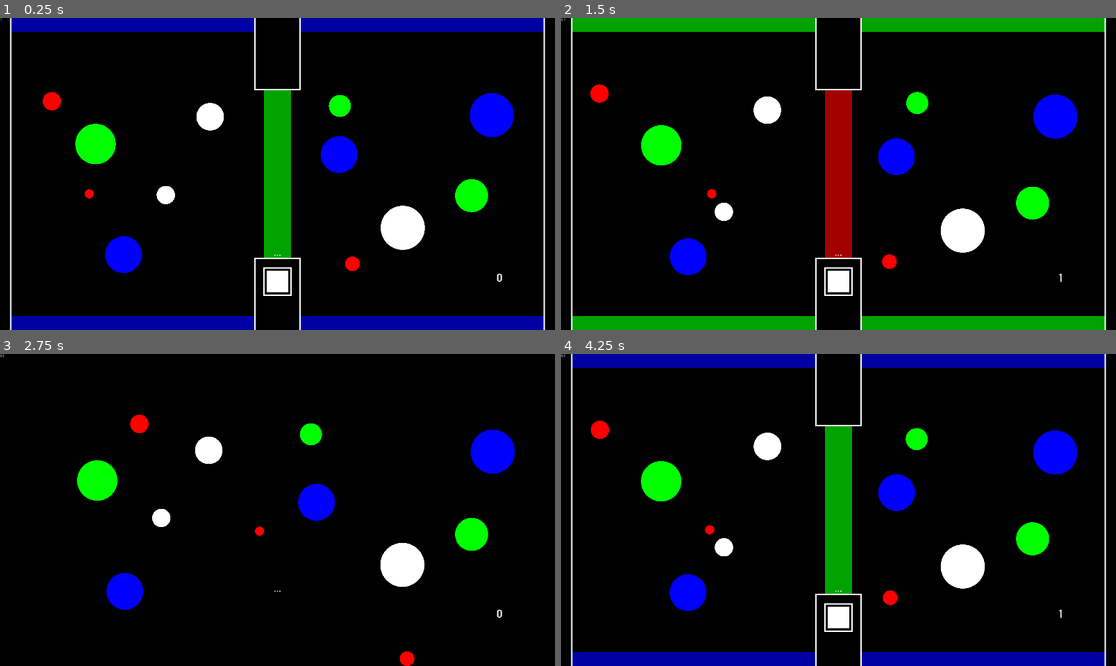
Above: before the commit, frames 1-4 (two rows, left to right).
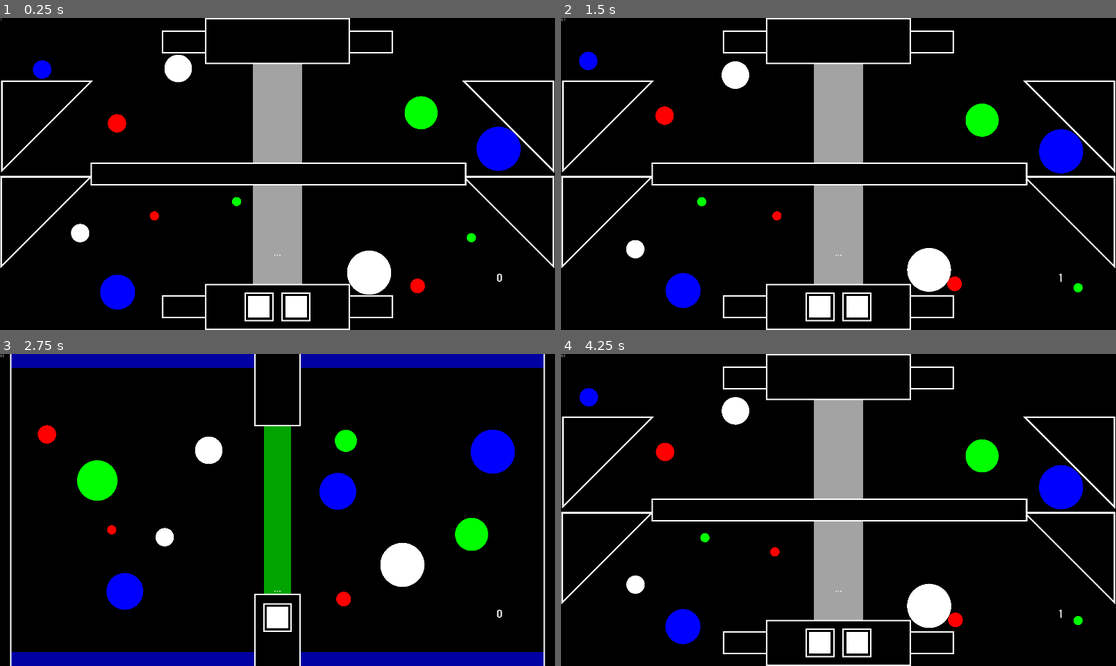
Above: after the commit, the same moments.

Repository: Dark-Gran/Spirit-Circles
Game: Godot game, scene res://src/Main.tscn
The game is run twice, just before and just after one commit, with the same random seed, the same clock (stepped at 60 frames per second) and the same inputs.
Inputs (mouse positions are in pixels of both pictures, inside the frame that each line leads up to):
- Up to frame 1 (0.25 s): no input
- Up to frame 2 (1.5 s): click (838, 280) at 0.52 s; move the mouse to (960, 158) at 1.27 s; hold Right (ui_right) from 1.28 s (still down)
- Up to frame 3 (2.75 s): tap Space (ui_accept) at 1.52, 2.27 s; move the mouse to (166, 525) at 2.02 s; release Right (ui_right) at 2.03 s; hold Left (ui_left) from 2.03 s (still down)
- Up to frame 4 (4.25 s): move the mouse to (894, 441) at 2.77 s; release Left (ui_left) at 2.78 s; hold Right (ui_right) from 2.78 s (still down); move the mouse to (810, 572) at 3.52 s; tap Space (ui_accept) at 3.77 s

The runs differ from the first frame. In frame 1, 27% of the frame differs, in the area x 0-100%, y 0-100%; in frame 2, 27%; in frame 3, 14%; in frame 4, 27%.

Commit message:
level16 draft (+ rotatable update (option: reverse direction))

Diff:
--- a/src/world/World.gd
+++ b/src/world/World.gd
@@ -21,7 +21,7 @@
 
 func _ready():
 	enable_continue(false)
-	level_id = 15
+	level_id = 16
 	move_to_level(level_id)
 
 func reload_level():
--- /dev/null
+++ b/src/world/levels/Level_016.gd
@@ -0,0 +1,13 @@
+extends Level
+
+func _ready():
+	$Statics/Button.switchables.append($Statics/Rotatables/RotatableTriangle)
+	$Statics/Button.switchables.append($Statics/Rotatables/RotatableTriangle2)
+	$Statics/Button2.switchables.append($Statics/Rotatables/RotatableTriangle3)
+	$Statics/Button2.switchables.append($Statics/Rotatables/RotatableTriangle4)
+	$Statics/Button.switchables.append($Statics/Beams/Beam)
+	$Statics/Button2.switchables.append($Statics/Beams/Beam)
+	$Statics/Beams/Beam.possible_colors.append(Circle.ColorType.WHITE)
+	$Statics/Beams/Beam.possible_colors.append(Circle.ColorType.BLUE)
+	$Statics/Beams/Beam.possible_colors.append(Circle.ColorType.GREEN)
+	$Statics/Beams/Beam.possible_colors.append(Circle.ColorType.RED)
--- /dev/null
+++ b/src/world/levels/Level_016.tscn
@@ -0,0 +1,132 @@
+[gd_scene load_steps=9 format=2]
+
+[ext_resource path="res://src/world/Circle.tscn" type="PackedScene" id=1]
+[ext_resource path="res://src/world/levels/Level_016.gd" type="Script" id=2]
+[ext_resource path="res://src/world/obstacles/Wall_1.tscn" type="PackedScene" id=3]
+[ext_resource path="res://src/world/obstacles/Wall_3.tscn" type="PackedScene" id=4]
+[ext_resource path="res://src/world/obstacles/RotatableTriangle.tscn" type="PackedScene" id=5]
+[ext_resource path="res://src/world/obstacles/Wall_Wide_0.tscn" type="PackedScene" id=6]
+[ext_resource path="res://src/world/obstacles/Button.tscn" type="PackedScene" id=7]
+[ext_resource path="res://src/world/obstacles/Beam.tscn" type="PackedScene" id=8]
+
+[node name="Level" type="Node2D"]
+show_behind_parent = true
+script = ExtResource( 2 )
+
+[node name="Circles" type="Node2D" parent="."]
+
+[node name="Circle" parent="Circles" instance=ExtResource( 1 )]
+position = Vector2( 155.423, 225.576 )
+color_type = 2
+angle = 210
+size = 10.0
+
+[node name="Circle2" parent="Circles" instance=ExtResource( 1 )]
+position = Vector2( 1456.75, 323.274 )
+color_type = 1
+angle = 90
+size = 18.0
+
+[node name="Circle3" parent="Circles" instance=ExtResource( 1 )]
+position = Vector2( 1261.65, 914.379 )
+angle = 110
+size = 24.0
+
+[node name="Circle7" parent="Circles" instance=ExtResource( 1 )]
+position = Vector2( 281.087, 734.157 )
+angle = 110
+
+[node name="Circle4" parent="Circles" instance=ExtResource( 1 )]
+position = Vector2( 1742.88, 432.381 )
+color_type = 2
+angle = 30
+size = 24.0
+
+[node name="Circle5" parent="Circles" instance=ExtResource( 1 )]
+position = Vector2( 618.483, 161.194 )
+angle = 240
+size = 15.0
+
+[node name="Circle6" parent="Circles" instance=ExtResource( 1 )]
+position = Vector2( 1568.68, 760.431 )
+color_type = 1
+
+[node name="Circle8" parent="Circles" instance=ExtResource( 1 )]
+position = Vector2( 404.116, 950.068 )
+color_type = 2
+angle = -20
+size = 19.0
+
+[node name="Circle9" parent="Circles" instance=ExtResource( 1 )]
+position = Vector2( 838.429, 635.189 )
+color_type = 1
+
+[node name="Circle10" parent="Circles" instance=ExtResource( 1 )]
+position = Vector2( 413.41, 369.783 )
+color_type = 3
+angle = 210
+size = 10.0
+
+[node name="Circle11" parent="Circles" instance=ExtResource( 1 )]
+position = Vector2( 1460.16, 928.775 )
+color_type = 3
+angle = 185
+size = 8.0
+
+[node name="Circle12" parent="Circles" instance=ExtResource( 1 )]
+position = Vector2( 494.189, 685.118 )
+color_type = 3
+
+[node name="Statics" type="Node2D" parent="."]
+
+[node name="Beams" type="Node2D" parent="Statics"]
+
+[node name="Beam" parent="Statics/Beams" instance=ExtResource( 8 )]
+position = Vector2( 960, 540 )
+scale = Vector2( 2.821, 1.666 )
+
+[node name="Rotatables" type="Node2D" parent="Statics"]
+
+[node name="RotatableTriangle" parent="Statics/Rotatables" instance=ExtResource( 5 )]
+position = Vector2( 1757.45, 706.497 )
+rotation = 1.5708
+angles = PoolIntArray( 180, 90 )
+
+[node name="RotatableTriangle2" parent="Statics/Rotatables" instance=ExtResource( 5 )]
+position = Vector2( 161.277, 706.497 )
+angles = PoolIntArray( 0, -90 )
+
+[node name="RotatableTriangle3" parent="Statics/Rotatables" instance=ExtResource( 5 )]
+position = Vector2( 163.442, 375.756 )
+angles = PoolIntArray( 0, -90 )
+
+[node name="RotatableTriangle4" parent="Statics/Rotatables" instance=ExtResource( 5 )]
+position = Vector2( 1757.41, 375.756 )
+rotation = 1.5708
+angles = PoolIntArray( 180, 90 )
+
+[node name="Wall2" parent="Statics" instance=ExtResource( 3 )]
+position = Vector2( 960, 999.66 )
+rotation = 1.5708
+
+[node name="Wall3" parent="Statics" instance=ExtResource( 3 )]
+position = Vector2( 959.027, 82.9314 )
+rotation = 1.5708
+
+[node name="Wall4" parent="Statics" instance=ExtResource( 6 )]
+position = Vector2( 960, 999.66 )
+rotation = 1.5708
+
+[node name="Wall5" parent="Statics" instance=ExtResource( 6 )]
+position = Vector2( 960, 80 )
+rotation = 1.5708
+
+[node name="Wall" parent="Statics" instance=ExtResource( 4 )]
+position = Vector2( 963.28, 540 )
+rotation = 1.5708
+
+[node name="Button" parent="Statics" instance=ExtResource( 7 )]
+position = Vector2( 896, 999.66 )
+
+[node name="Button2" parent="Statics" instance=ExtResource( 7 )]
+position = Vector2( 1024, 999.66 )
--- a/src/world/obstacles/Rotatable.gd
+++ b/src/world/obstacles/Rotatable.gd
@@ -1,6 +1,7 @@
 extends Switchable
 
 export (PoolIntArray) var angles
+export (bool) var reversed
 
 var next_angle
 
@@ -19,7 +20,7 @@
 			rotation = deg2rad(round(current_state))
 		else:
 			var rot = ROT_SPEED * delta
-			if current_state > upcoming_state && (options.size() == 2 || upcoming_state >= 0):
+			if (upcoming_state >= 0 && reversed) || (!reversed && current_state > upcoming_state && (options.size() == 2 || upcoming_state >= 0)):
 				rot *= -1
 			rotate(deg2rad(rot))
 			current_state = rad2deg(transform.get_rotation())
--- a/src/world/obstacles/Wall_3.tscn
+++ b/src/world/obstacles/Wall_3.tscn
@@ -10,14 +10,14 @@
 collision_mask = 0
 
 [node name="MeshInstance2D" type="MeshInstance2D" parent="."]
-scale = Vector2( 4, 60 )
+scale = Vector2( 4, 65 )
 mesh = SubResource( 1 )
 
 [node name="MeshInstance2D2" type="MeshInstance2D" parent="."]
 modulate = Color( 0, 0, 0, 1 )
-scale = Vector2( 3.5, 59.5 )
+scale = Vector2( 3.5, 64.5 )
 mesh = SubResource( 1 )
 
 [node name="CollisionShape2D" type="CollisionShape2D" parent="."]
-scale = Vector2( 4, 60 )
+scale = Vector2( 4, 65 )
 shape = SubResource( 2 )
